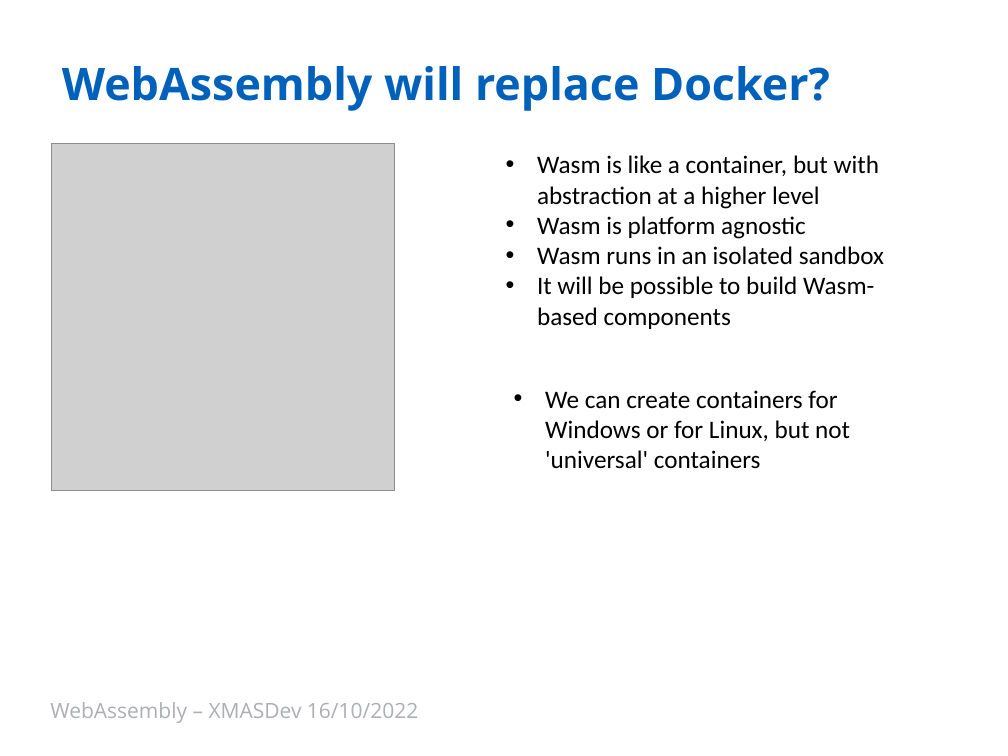
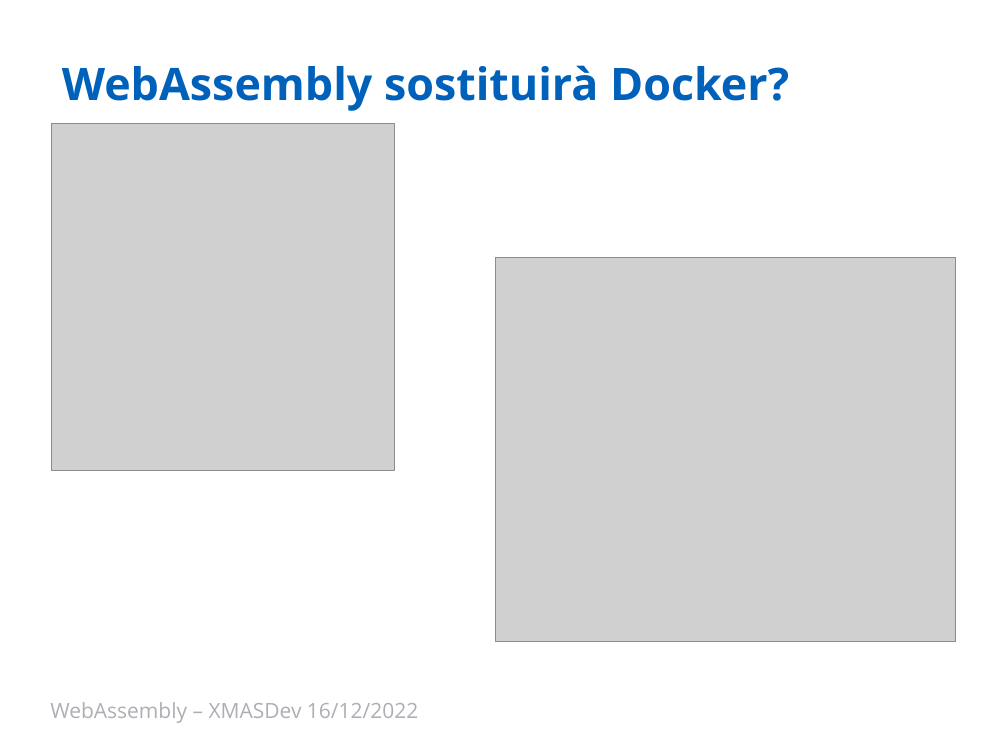
Before and after one commit to Ace68/slide, a slide deck: slide 9 of 2022/XMasDev/WebAssembly.pptx (slide 14 before the commit). Drawn at 1008x756 pixels with LibreOffice and Linux fonts; fonts in the diff are those of the drawing; grey boxes stand for pictures; background and template pictures are left out. Boxes give left, top, right and bottom in pixels: in the first picture for what was removed or moved away, otherwise in the second. Text is boxed around its words. In the diff, an @@ line names an element or a change of style, - is before the commit and + after.

Commit message:
Testo presentazione XMASDev 2022, slide aggiornate

```diff
--- a/2022/XMasDev/WebAssembly.pptx
+++ b/2022/XMasDev/WebAssembly.pptx
@@ title at box(62, 65, 789, 111): text changed @@
-WebAssembly will replace Docker?
+WebAssembly sostituirà Docker?
@@ picture: place and size @@
-picture at box(51, 144, 394, 491)
+picture at box(51, 124, 394, 471)
@@ text removed at box(537, 155, 884, 329) @@
-• Wasm is like a container, but with abstraction at a higher level
-• Wasm is platform agnostic
-• Wasm runs in an isolated sandbox
-• It will be possible to build Wasm-based components
@@ picture added at box(495, 258, 956, 642) @@
@@ text removed at box(545, 390, 850, 469) @@
-• We can create containers for Windows or for Linux, but not 'universal' containers
@@ text at box(50, 702, 418, 723): text changed @@
-WebAssembly – XMASDev 16/10/2022
+WebAssembly – XMASDev 16/12/2022
```
Also in this commit, not shown: 8 other slides changed, 1 slide added, 6 slides removed, 1 other file.
